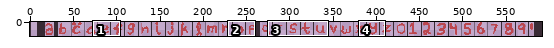
Two states of a pixel-art file, src/assets/art/font_small.aseprite. Above, an overview of the earlier version with the close-up marked.
Close-up. The starting point:
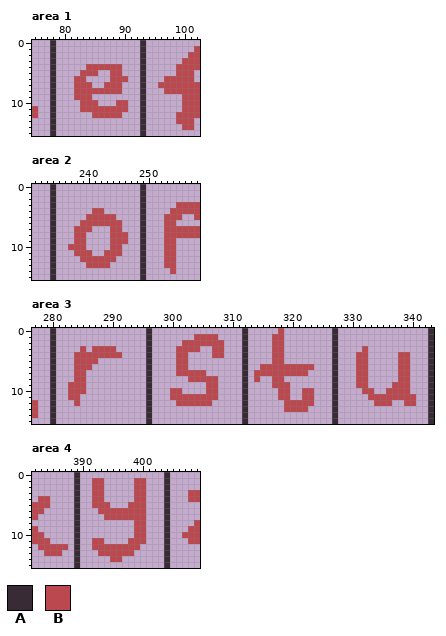
592x16 pixels, 1 frame. Shown: area 1: x 75..102, y 0..15; area 2: x 231..258, y 0..15; area 3: x 277..343, y 0..15; area 4: x 382..409, y 0..15. The commit also changed other parts of the picture, which this record leaves out.
Palette (. is transparent): A #392b35  B #bb474f
Pixels before, area 1, first column x 75:
 0 ...A..............A.........
 1 ...A..............A........B
 2 ...A..............A.......BB
 3 ...A..............A......BBB
 4 ...A.....BBBBBB...A.....BBBB
 5 ...A....BBB..BB...A.....BBB.
 6 ...A...BB....BBB..A...BBBBB.
 7 ...A...BBB..BBB...A..BBBBBBB
 8 ...A...BBBBBBBB...A...BBBBBB
 9 ...A...BBB........A......BBB
10 ...A....BBB...BB..A......BBB
11 B..A....BBBBBBBB..A......BBB
12 B..A......BBBBB...A.....BBBB
13 ...A..............A.....BBB.
14 ...A..............A......BB.
15 ...A..............A.........
Pixels before, area 2, first column x 234:
 0 A..............A.........
 1 A..............A.........
 2 A..............A.........
 3 A..............A.....BBBB
 4 A......BB......A....BBBBB
 5 A.....BBBBB....A...BBB..B
 6 A....BBBBBBB...A...BB....
 7 A...BBB...BB...A...BBBBBB
 8 A...BB....BBB..A...BBBBBB
 9 A...BB....BBB..A...BB....
10 A..BBB....BB...A...BB....
11 A...BBB..BBB...A...BB....
12 A....BBBBBB....A...BB....
13 A.....BBBB.....A...BB....
14 A..............A....B....
15 A..............A.........
Pixels before, area 3, first column x 277:
 0 ...A...............A...............A.....B........A...............A
 1 ...A...............A.......BBBB....A....BB........A...............A
 2 ...A...............A.....BBBBBBB...A....BB........A...............A
 3 ...A....B.BBBB.....A....BBBB..BB...A....BB........A....B..........A
 4 ...A...BBBBBBBB....A....BB....BB...A....BB........A...BB.....BB...A
 5 ...A...BBBB........A....BB.........A....BB........A...BB.....BB...A
 6 ...A...BBB.........A....BB.........A..BBBBBBBBB...A...BB.....BB...A
 7 ...A...BB..........A....BBBBB......A.BBBBBBBBB....A...BB.....BB...A
 8 ...A...BB..........A......BBBBB....A.B..BB........A...BB.....BB...A
 9 ...A..BBB..........A.........BB....A....BBB.......A...BB....BBB...A
10 ...A..BBB..........A...BB....BB....A.....BB..BB...A....BB..BBBB...A
11 ...A..BB...........A...BBBBBBBB....A.....BB..BB...A.....BBBBBBBB..A
12 B..A...B...........A....BBBBBB.....A......BBBBB...A......BBB..BB..A
13 B..A...............A...............A......BBBB....A...............A
14 B..A...............A...............A..............A...............A
15 ...A...............A...............A..............A...............A
Pixels before, area 4, first column x 382:
 0 .......A..............A.....
 1 .......A..BB.....BB...A.....
 2 .......A..BB.....BB...A.....
 3 .......A..BB.....BB...A...BB
 4 .BB....A..BB.....BB...A...BB
 5 BBB....A..BBB...BBB...A.....
 6 BB.....A...BBBBBBBB...A.....
 7 B......A....BBBBBBB...A.....
 8 .......A.........BB...A....B
 9 B......A.........BB...A...BB
10 BB.....A.........BB...A..BBB
11 BBB....A..BB....BBB...A...BB
12 .BBBBB.A..BBBBBBBB....A.....
13 ..BBB..A...BBBBBB.....A.....
14 .......A.....BB.......A.....
15 .......A..............A.....
The same view after the edit:
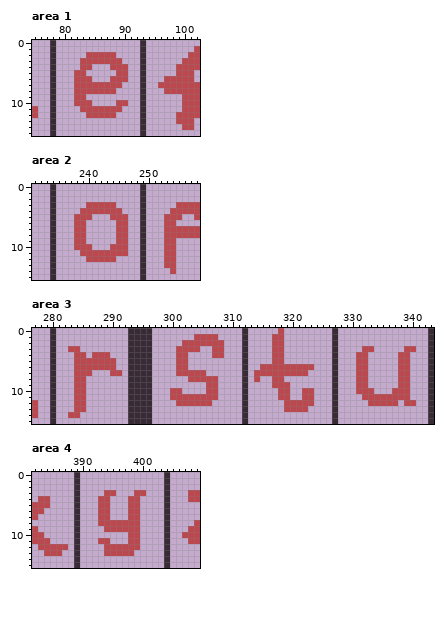
Diff:
Changed rows in their new state; - is an unchanged pixel.
Area 1:
first column x 82:
 2 --BBBBB--
 3 -BBBBBBB-
 4 -B-...--B
 5 B-..--.-B
 6 --B------
 7 ---BB----
 8 -------.-
 9 --.------
10 B--.-----
11 --------.
12 --B----.-
Area 2:
first column x 237:
 3 ---BBBBB--
 4 --BB--BBB-
 5 -BB-...-BB
 6 -B-.....-B
 7 ---.---.-B
 8 -------.--
 9 -------.--
10 .--B-----B
11 -.--BB---B
12 --.-------
13 ---....---
Area 3:
first column x 283:
 0 ----------AAA---------------------------------------------
 1 ----------AAA---------------------------------------------
 2 ----------AAA---------------------------------------------
 3 BB.-....--AAA-------------------------------------B-----BB
 4 ---.---..-AAA---------------------------------------------
 5 -----BBB--AAA---------------------------------------------
 6 ----BBBB--AAA---------------------------------------------
 7 ---B---BB-AAA---------------------------------------------
 8 ----------AAA---------------------------------------------
 9 .---------AAA-----------------------------------------.---
10 .---------AAA-----------------------------------B----.----
11 .-B-------AAA------------------------------------B-------.
12 --B-------AAA-------------------------------------B---B---
13 -BB-------AAA---------------------------------------------
14 BB--------AAA---------------------------------------------
15 ----------AAA---------------------------------------------
Area 4:
first column x 392:
 1 ..-----..
 2 ..-----..
 3 ..BB-----
 4 .-B---B-.
 5 .-------.
 6 ---...--.
 7 -B-...--.
 8 -BBBBBB-.
 9 --BBBBB-.
10 ------B-.
11 .-B-----.
12 ..-------
13 -.-------
14 ---..----
Changed places in both close-ups, as pixel boxes (x1, y1, x2, y2):
changed: (74, 52, 128, 118)
changed: (68, 202, 128, 268)
changed: (68, 328, 146, 424)
added: (368, 346, 374, 352)
added: (404, 346, 416, 352)
changed: (356, 382, 416, 406)
changed: (92, 478, 146, 562)
